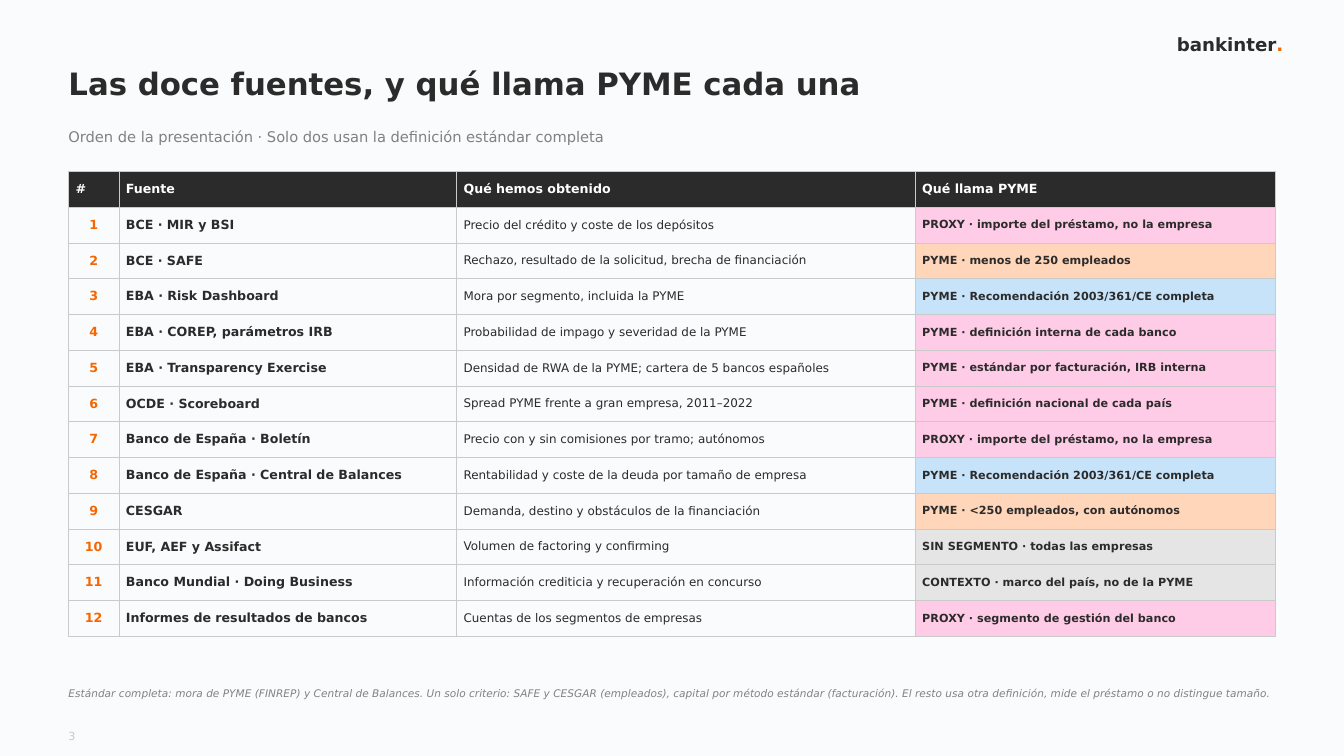
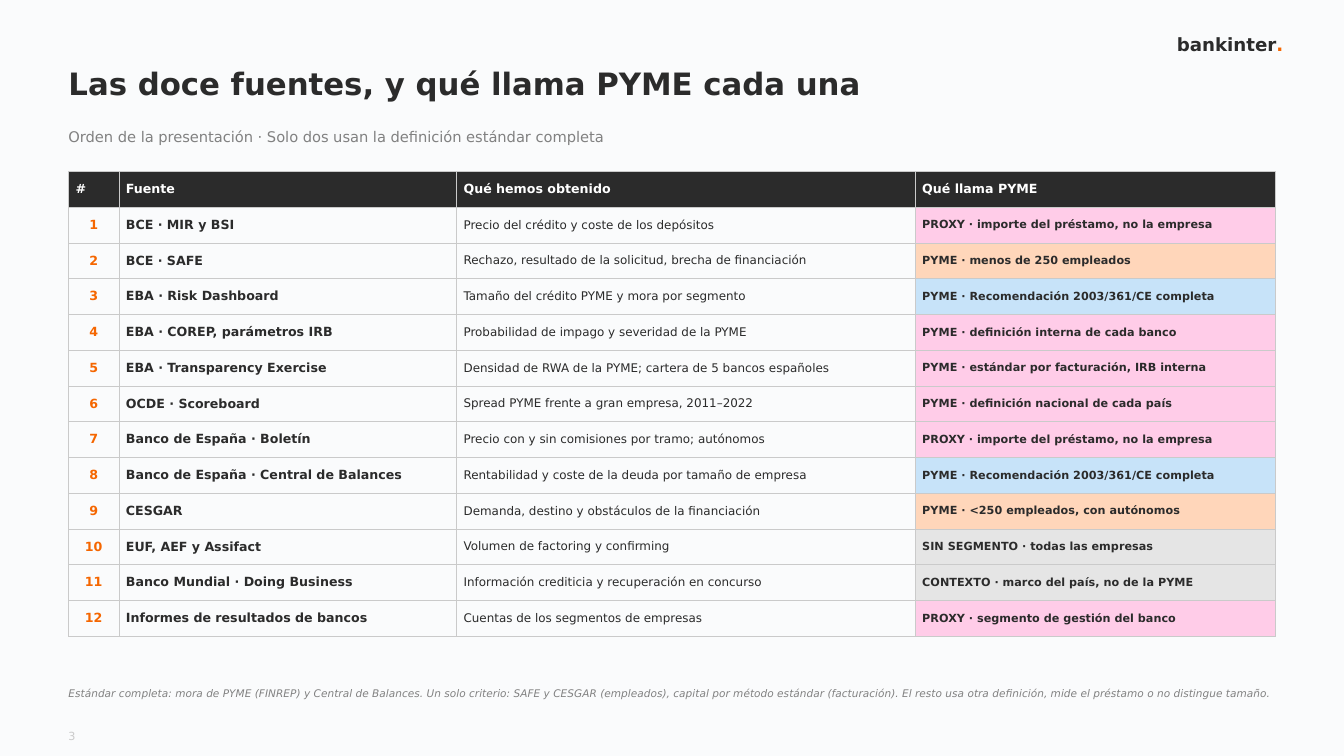
Before and after one commit to agomez2812-lang/sturdy-barnacle, a slide deck: slide 3 of pres/mercado_pyme_europa.pptx. Drawn at 1344x756 pixels with LibreOffice and Linux fonts; fonts in the diff are those of the drawing. Boxes give left, top, right and bottom in pixels: in the first picture for what was removed or moved away, otherwise in the second. Text is boxed around its words. In the diff, an @@ line names an element or a change of style, - is before the commit and + after.

```diff
--- a/pres/mercado_pyme_europa.pptx
+++ b/pres/mercado_pyme_europa.pptx
@@ table at bbox=[69, 171, 1275, 629] @@
-row 4, column 3: Mora por segmento, incluida la PYME
+row 4, column 3: Tamaño del crédito PYME y mora por segmento
```
Also in this commit, not shown: 18 other slides changed, 1 slide added, 4 other files.
